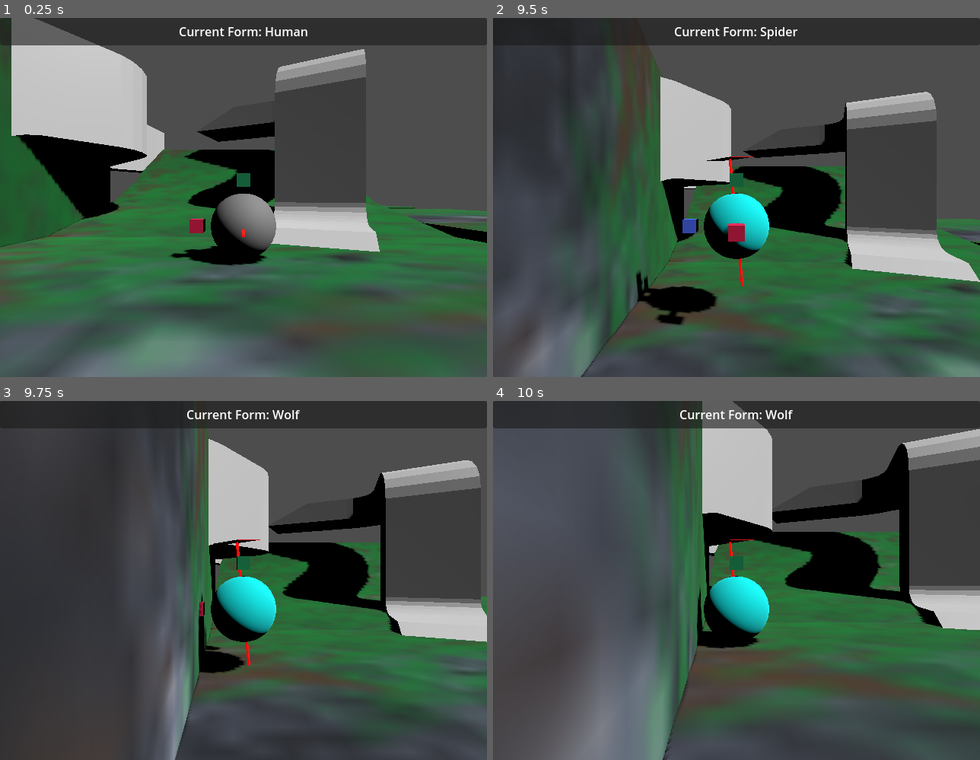
Above: before the commit, frames 1-4 (two rows, left to right).
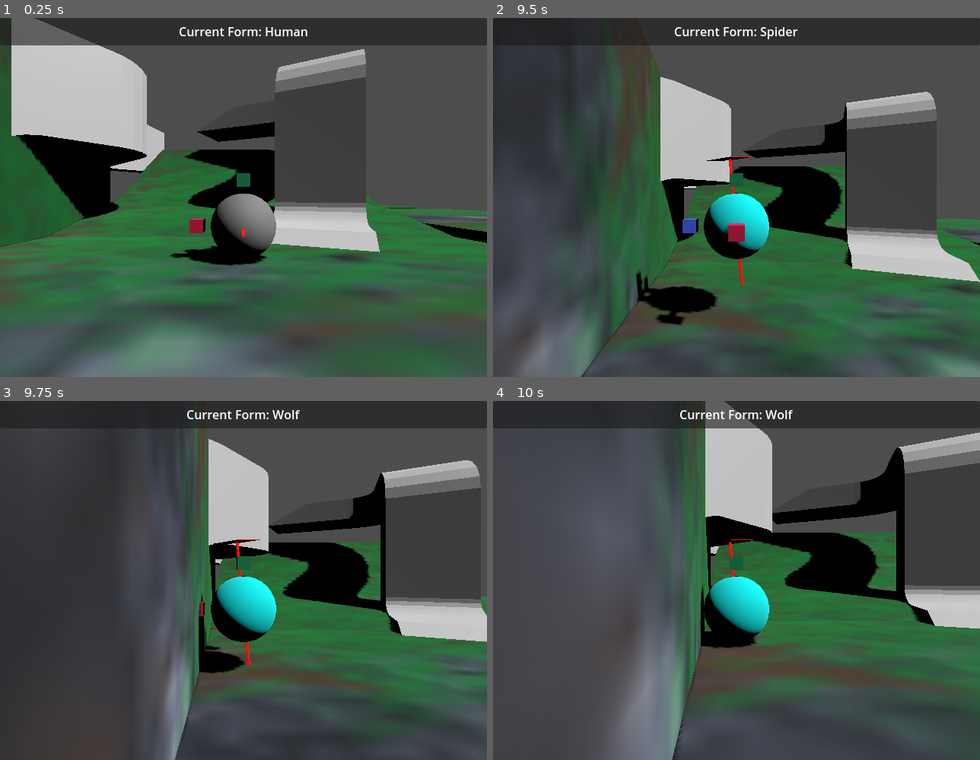
Above: after the commit, the same moments.

Repository: LettucePie/druid
Game: Godot game, scene res://playscenes/play_0.tscn
The game is run twice, just before and just after one commit, with the same random seed, the same clock (stepped at 60 frames per second) and the same inputs.
Inputs:
- Up to frame 1 (0.25 s): no input
- Up to frame 2 (9.5 s): tap Enter (ui_accept) at 0.5 s; hold D (move_right) 0.53-1.28 s; tap M (special, bound only after the commit) at 0.6, 1.55, 2.3, 3.05, 3.8, 4.55, 5.1, 5.85, 6.8, 7.55, 8.3, 9.05 s; tap Space (jump) at 0.77, 1.52, 3.02, 3.77, 4.52, 6.02, 6.77, 7.52, 9.02 s; hold S (move_down) 1.28-2.03 s; tap K (cam_down) at 1.35, 6.6 s; hold D (move_right) 2.03-2.78 s; tap J (cam_left) at 2.1, 7.35 s; hold W (move_up) 2.78-3.53 s; tap L (cam_right) at 2.85, 8.1 s; hold A (move_left) 3.53-5.03 s; tap I (cam_up) at 3.6, 8.85 s; tap Q (form_switcher) at 4.35 s; hold S (move_down) 5.03-5.78 s; hold D (move_right) 5.78-6.53 s; hold W (move_up) 6.53-7.28 s; hold D (move_right) 7.28-8.03 s; hold S (move_down) 8.03-8.78 s; hold A (move_left) from 8.78 s (still down)
- Up to frame 3 (9.75 s): release A (move_left) at 9.53 s; hold W (move_up) from 9.53 s (still down); tap Q (form_switcher) at 9.6 s
- Up to frame 4 (10 s): keep holding W (move_up); tap Space (jump) at 9.77 s; tap M (special, bound only after the commit) at 9.8 s

Frames 1-3 are identical in both runs. In frame 4, 8.5% of the frame differs, in the area x 0-100%, y 0-100%.

Commit message:
added base dodge

Diff:
--- a/core/player.gd
+++ b/core/player.gd
@@ -28,6 +28,7 @@
 var form_air_control : float = 0.15
 var form_mag_angle : float = 0.15
 const MAG_PULL = 10.5
+var move_input_vec : Vector3 = Vector3.ZERO
 var floor_angle : float
 var previous_normal : Vector3 = Vector3.UP
 var current_cam : Camera3D
@@ -46,6 +47,15 @@
 
 ## Action Variables
 var magnet_cooldown : int = 0
+var dodge_cooldown : int = 0
+var dodge_active : int = 0
+var dodge_direction : Vector3
+const DODGE_SPEED = 10.0
+
+#var action_frame_vars : Array = [magnet_cooldown, dodge_cooldown, dodge_active]
+## This didn't work. It just made an array of 0, 0, 0.
+## I think there is a way to make arrays of references to variables... \
+## I just don't know how yet.
 
 
 func _ready():
@@ -179,7 +189,7 @@
 				update_up(col.get_normal())
 
 	## Gather input vector for movement.
-	var input_vec : Vector3 = Vector3(
+	move_input_vec = Vector3(
 		Input.get_axis("move_left", "move_right"),
 		0,
 		Input.get_axis("move_up", "move_down")).limit_length(1.0)
@@ -187,7 +197,8 @@
 	## Orientate the input vector to the camera angle.
 	## **Note** This is currently limited to the aspect of walking on \
 	## the ground, and only the ground.
-	var direction = input_vec.rotated(Vector3.UP, current_cam.global_rotation.y)
+	var direction = move_input_vec.rotated(
+		Vector3.UP, current_cam.global_rotation.y)
 
 	## Get the Floor Angle by comparing the floor normal against Vector3.UP.
 	## Then get the cross product to find a perpindicular axis to rotate \
@@ -217,11 +228,9 @@
 			blended_normal = get_up_direction().lerp(edge_ray.get_collision_normal(), 0.5)
 			if blended_normal.angle_to(get_up_direction()) > 0.1 \
 			and Vector3.UP.angle_to(blended_normal) < climb_angle:
-				print("Assigning Blended Normal")
 				update_up(blended_normal)
 				$player_mesh.material_override = test_mat_a
 			else:
-				print("Blended Normal is too steep or insignificant")
 				$player_mesh.material_override = test_mat_b
 
 	## Finally, apply the velocity
@@ -290,6 +299,10 @@
 func action_cooldowns():
 	if magnet_cooldown > 0:
 		magnet_cooldown -= 1
+	if dodge_active > 0:
+		dodge_active -= 1
+	if dodge_cooldown > 0:
+		dodge_cooldown -= 1
 
 
 func set_jump_velocity():
@@ -297,6 +310,12 @@
 	jump_velocity_mag = Vector2(
 		jump_velocity.x,
 		jump_velocity.z).limit_length(form_speed).length()
+
+
+func action_effects(delta):
+	if dodge_active > 0:
+		print("Dodge Active : ", dodge_active)
+		velocity = dodge_direction * DODGE_SPEED
 
 
 func action_process(delta):
@@ -307,6 +326,8 @@
 	## ... Right?
 	action_cooldowns()
 
+	## This whole next section is just the inputs... might move to its own \
+	## function later.
 	if Input.is_action_just_pressed("jump"):
 		if current_form == Form.HUMAN and is_on_floor():
 			velocity.y = form_jump
@@ -324,6 +345,17 @@
 			velocity *= 1.25
 			velocity.y = form_jump
 			set_jump_velocity()
+
+	if Input.is_action_just_pressed("special"):
+		print("Special Key Pressed")
+		if current_form == Form.WOLF \
+		and (dodge_cooldown <= 0 or dodge_active <= 0) \
+		and move_input_vec != Vector3.ZERO:
+			print("Wolf Dodge")
+			dodge_cooldown = 15
+			dodge_active = 8
+			dodge_direction = velocity.normalized()
+
 	if Input.is_action_just_pressed("form_switcher"):
 		if current_form == Form.HUMAN:
 			set_form_to(Form.SPIDER)
@@ -332,11 +364,18 @@
 		elif current_form == Form.WOLF:
 			set_form_to(Form.HUMAN)
 
+	## Process Effects of actions after inputs assign the variables...
+	action_effects(delta)
+
 
 func _physics_process(delta):
 	cam_process(delta)
+	## movement_process handles Movement, Climbing, and Jumping.
 	movement_process(delta)
+	## action_process handles Attacks, Interactions, and Abilities.
 	action_process(delta)
+	## Lastly, apply Move and Slide. This allows Player Movement + Player Action
+	## to manipulate position and movement properly... I think...
 	move_and_slide()
 	lerp_mesh(delta)
 
--- a/project.godot
+++ b/project.godot
@@ -100,16 +100,19 @@
 interact={
 "deadzone": 0.5,
 "events": [Object(InputEventJoypadButton,"resource_local_to_scene":false,"resource_name":"","device":-1,"button_index":3,"pressure":0.0,"pressed":false,"script":null)
+, Object(InputEventKey,"resource_local_to_scene":false,"resource_name":"","device":-1,"window_id":0,"alt_pressed":false,"shift_pressed":false,"ctrl_pressed":false,"meta_pressed":false,"pressed":false,"keycode":0,"physical_keycode":44,"key_label":0,"unicode":44,"echo":false,"script":null)
 ]
 }
 attack={
 "deadzone": 0.5,
 "events": [Object(InputEventJoypadButton,"resource_local_to_scene":false,"resource_name":"","device":-1,"button_index":2,"pressure":0.0,"pressed":false,"script":null)
+, Object(InputEventKey,"resource_local_to_scene":false,"resource_name":"","device":-1,"window_id":0,"alt_pressed":false,"shift_pressed":false,"ctrl_pressed":false,"meta_pressed":false,"pressed":false,"keycode":0,"physical_keycode":78,"key_label":0,"unicode":110,"echo":false,"script":null)
 ]
 }
 special={
 "deadzone": 0.5,
 "events": [Object(InputEventJoypadButton,"resource_local_to_scene":false,"resource_name":"","device":-1,"button_index":1,"pressure":0.0,"pressed":false,"script":null)
+, Object(InputEventKey,"resource_local_to_scene":false,"resource_name":"","device":-1,"window_id":0,"alt_pressed":false,"shift_pressed":false,"ctrl_pressed":false,"meta_pressed":false,"pressed":false,"keycode":0,"physical_keycode":77,"key_label":0,"unicode":109,"echo":false,"script":null)
 ]
 }
 
